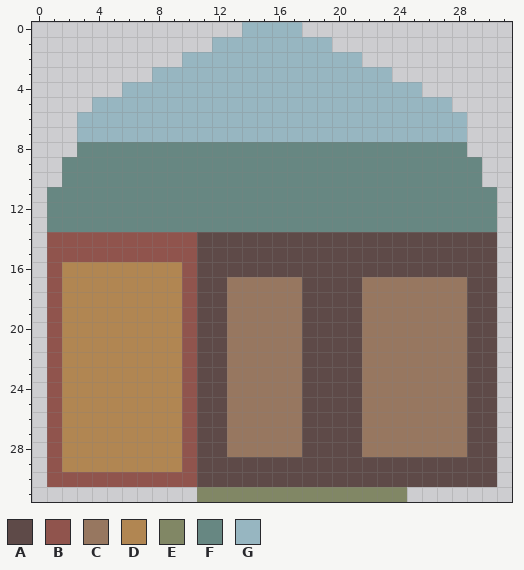
Pixel-art file: assets/buildings/house.ase. The picture above is the old version.
32x32 pixels, 1 frame.
Palette (. is transparent): A #5e4a48  B #90544d  C #977760  D #b18652  E #818765  F #678782  G #97b6c1
After:
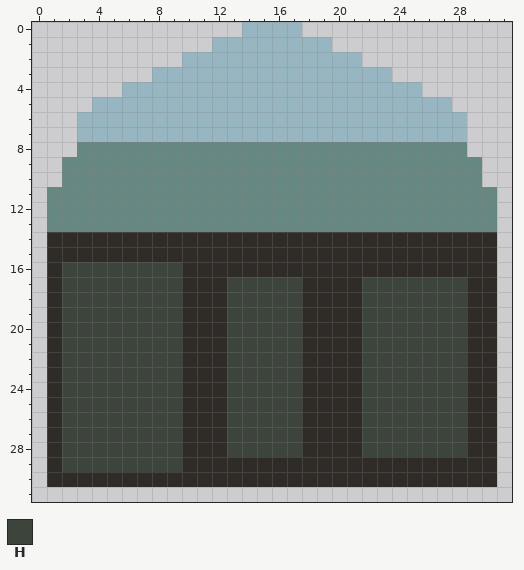
Colours new in this view: H #3d443b
The edit:
colour A: #5e4a48 -> #2f2c27
y 14..15: x 1..10 BBBBBBBBBB -> AAAAAAAAAA
y 16: x 1..10 BDDDDDDDDB -> AHHHHHHHHA
y 17..28: x 1..10 BDDDDDDDDB -> AHHHHHHHHA; x 13..17 CCCCC -> HHHHH; x 22..28 CCCCCCC -> HHHHHHH
y 29: x 1..10 BDDDDDDDDB -> AHHHHHHHHA
y 30: x 1..10 BBBBBBBBBB -> AAAAAAAAAA
y 31: x 11..24 EEEEEEEEEEEEEE -> ..............
Pixel boxes of the changes (left, top, right, bottom) in both pictures:
changed: (47, 232, 497, 502)
